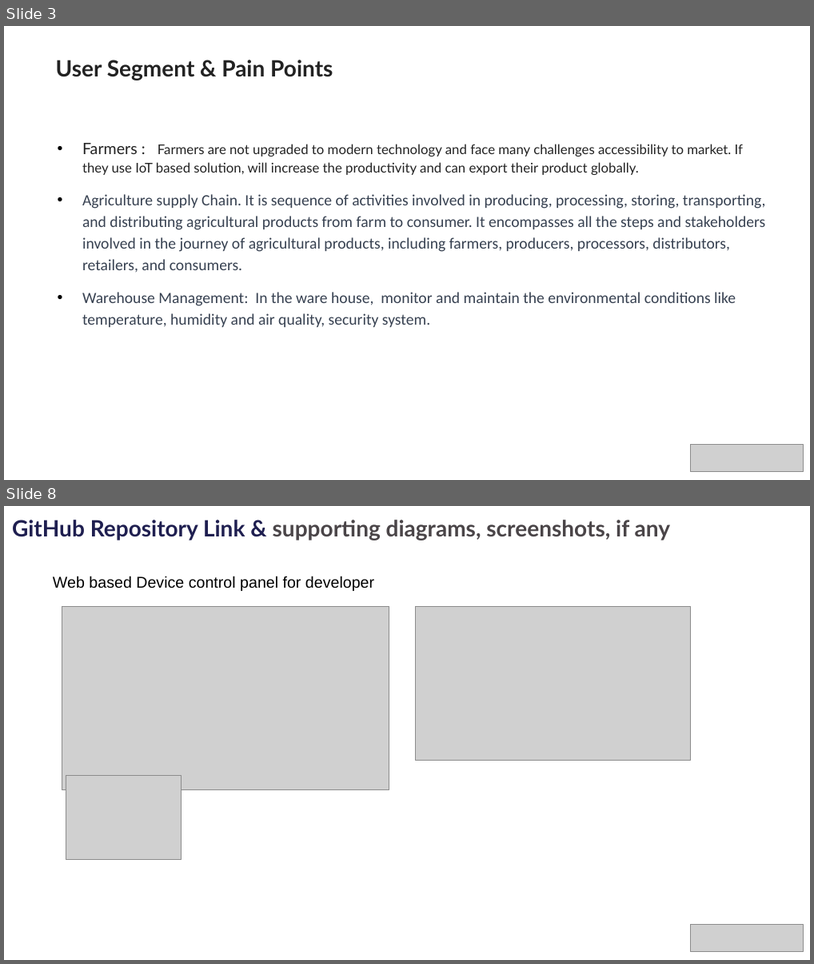
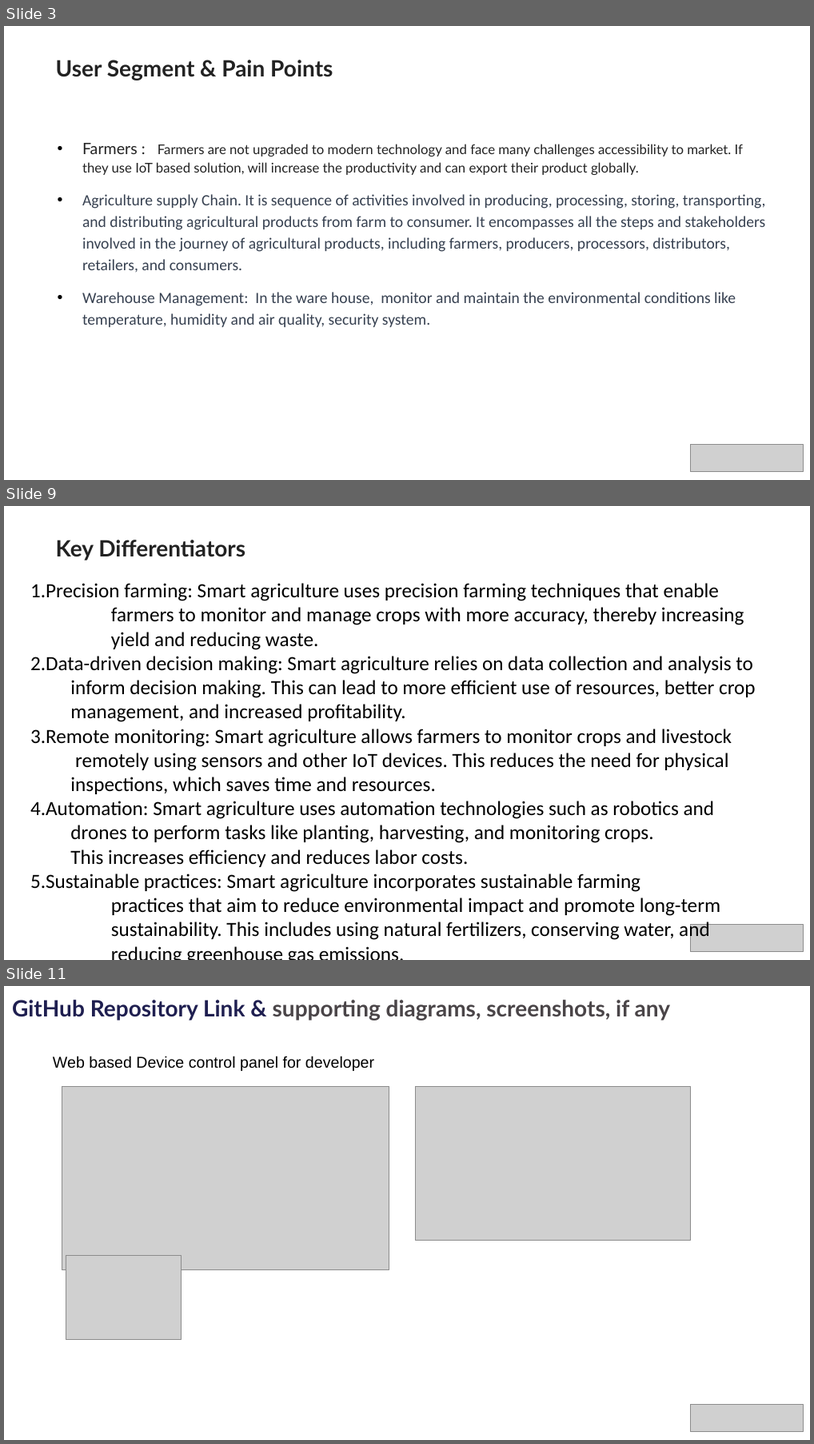
Before and after one commit to jbt1607/Sustainability-Hack, a slide deck: Idea/Smart Agriculture.pptx. Shown one above the other, each under a label of ours: slides 3 and 8 before the commit, slides 3, 9 and 11 after it; the slides between them are not shown. The pictures are 814x964 and 814x1444 pixels, drawn with LibreOffice and Linux fonts; fonts in the diff are those of the drawing; grey boxes stand for pictures; background and template pictures are left out. Boxes give left, top, right and bottom in pixels: in the first picture for what was removed or moved away, otherwise in the second. Text is boxed around its words. In the diff, an @@ line names an element or a change of style, - is before the commit and + after.

Commit message:
Smart Agriculture changes

```diff
--- a/Idea/Smart Agriculture.pptx
+++ b/Idea/Smart Agriculture.pptx
@@ slide 9 added at <box>4,506,810,960</box>, background #FFFFFF; not listed: 2 template elements that a slide beside it also shows @@
@@ title added at <box>56,540,246,560</box>, 20 pt, text #222222, bold @@
+Key Differentiators
@@ text added at <box>30,583,756,941</box>, 18 pt, text #000000 @@
+1. Precision farming: Smart agriculture uses precision farming techniques that enable
+farmers to monitor and manage crops with more accuracy, thereby increasing
+yield and reducing waste.
+2. Data-driven decision making: Smart agriculture relies on data collection and analysis to
+  inform decision making. This can lead to more efficient use of resources, better crop
+  management, and increased profitability.
+3. Remote monitoring: Smart agriculture allows farmers to monitor crops and livestock
+  remotely using sensors and other IoT devices. This reduces the need for physical
+  inspections, which saves time and resources.
+4. Automation: Smart agriculture uses automation technologies such as robotics and
+  drones to perform tasks like planting, harvesting, and monitoring crops.
+  This increases efficiency and reduces labor costs.
+5. Sustainable practices: Smart agriculture incorporates sustainable farming
+practices that aim to reduce environmental impact and promote long-term
+sustainability. This includes using natural fertilizers, conserving water, and
+reducing greenhouse gas emissions.
@@ picture added at <box>691,924,803,951</box> @@
@@ what was slide 8 is now slide 11 @@
```
Also in this commit, not shown: 4 slides changed, 3 other slides added, 1 slide removed, 1 other file.
